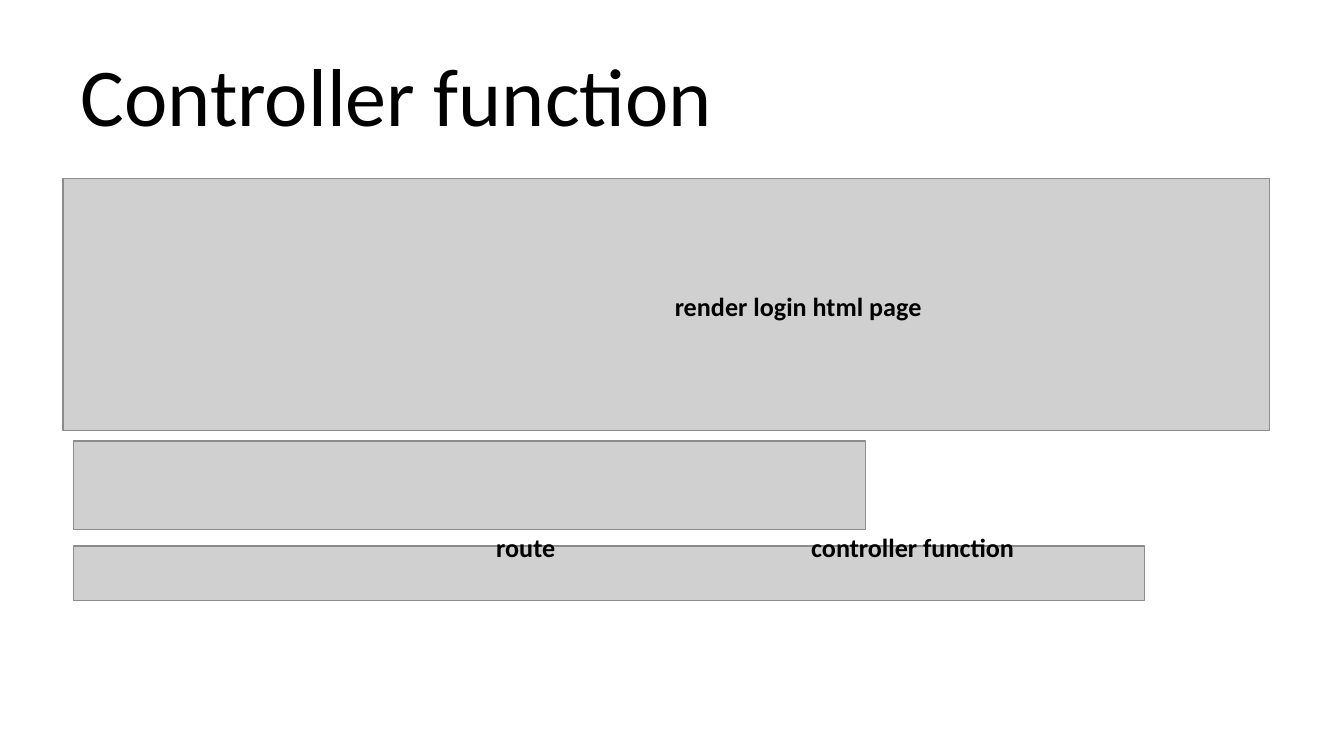
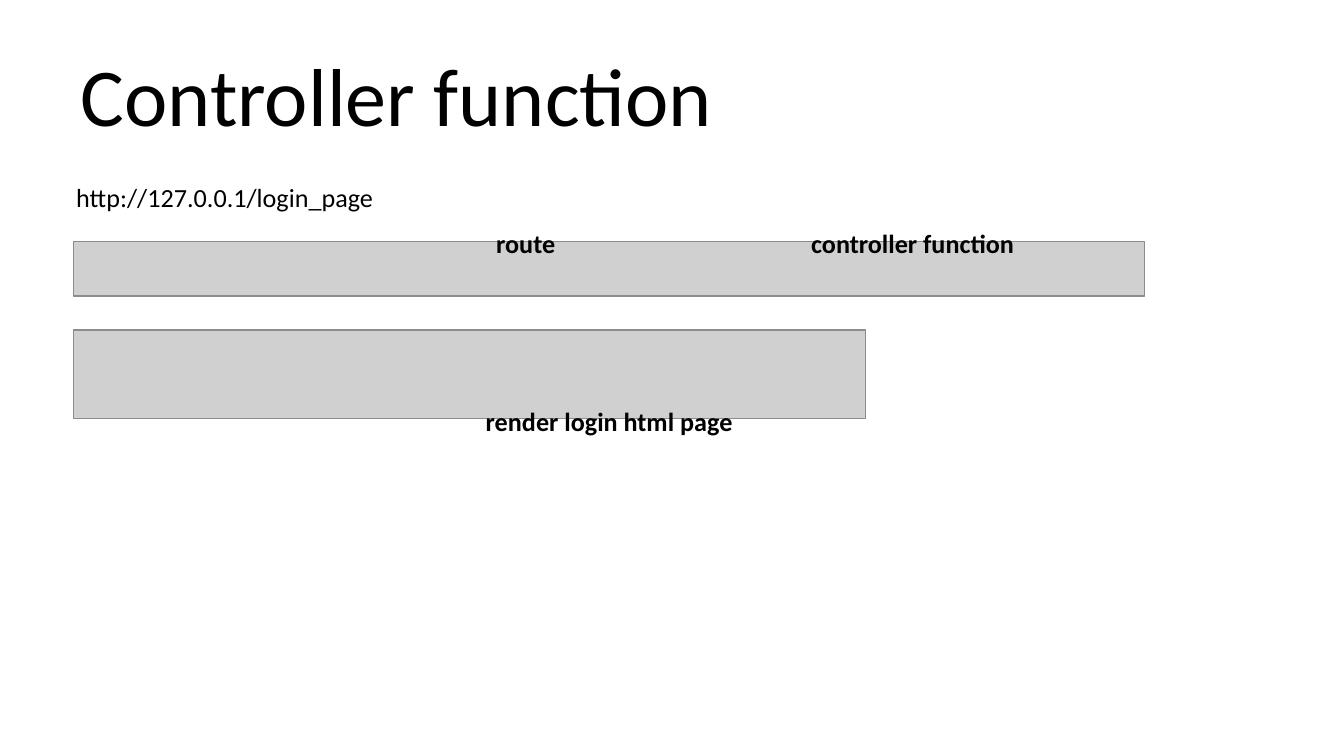
Before and after one commit to qicosmos/cppcon2018, a slide deck: slide 60 of cppcon2018.pptx. Drawn at 1344x756 pixels with LibreOffice and Linux fonts; fonts in the diff are those of the drawing; grey boxes stand for pictures. Boxes give left, top, right and bottom in pixels: in the first picture for what was removed or moved away, otherwise in the second. Text is boxed around its words. In the diff, an @@ line names an element or a change of style, - is before the commit and + after.

Commit message:
update

```diff
--- a/cppcon2018.pptx
+++ b/cppcon2018.pptx
@@ picture removed at bbox=[63, 179, 1270, 431] @@
@@ text added at bbox=[76, 189, 373, 212], 14 pt, text #000000 @@
+http://127.0.0.1/login_page
@@ 2 texts, 1 picture: place and size @@
-2 texts, 1 picture at bbox=[74, 536, 1145, 601]
+2 texts, 1 picture at bbox=[74, 231, 1145, 297]
@@ picture: place and size @@
-picture at bbox=[74, 441, 866, 530]
+picture at bbox=[74, 329, 866, 418]
@@ text "render login html page": place and size @@
-text "render login html page" at bbox=[675, 297, 921, 321]
+text "render login html page" at bbox=[486, 412, 732, 438]
```
Also in this commit, not shown: 6 other slides changed.
